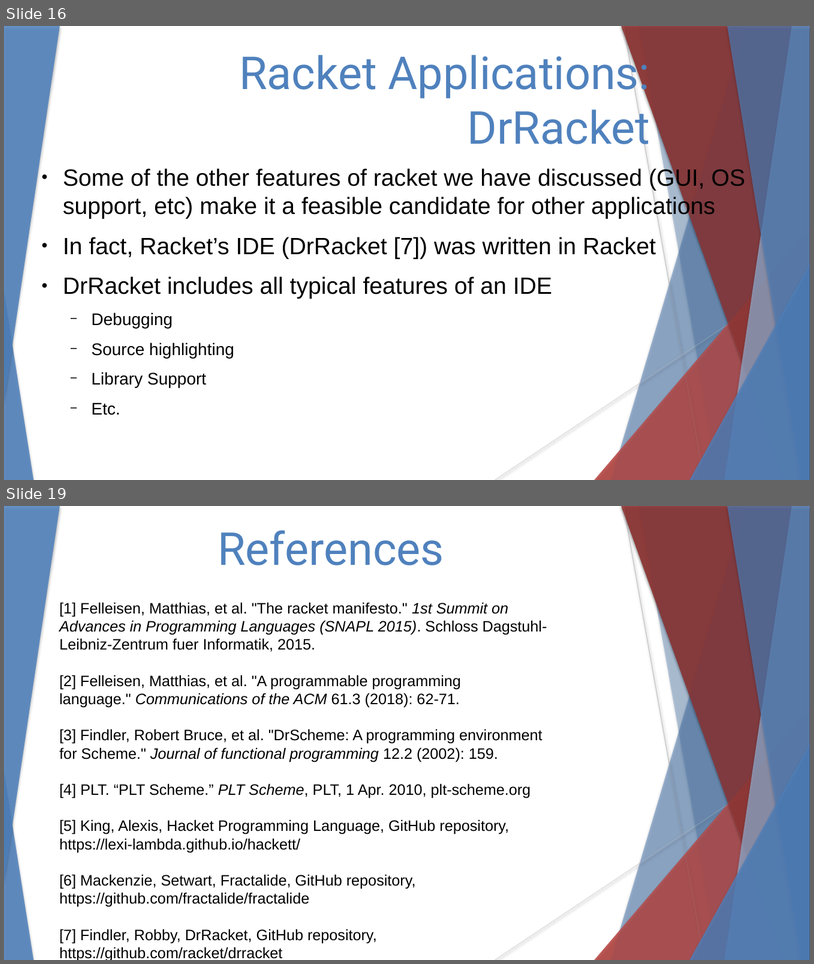
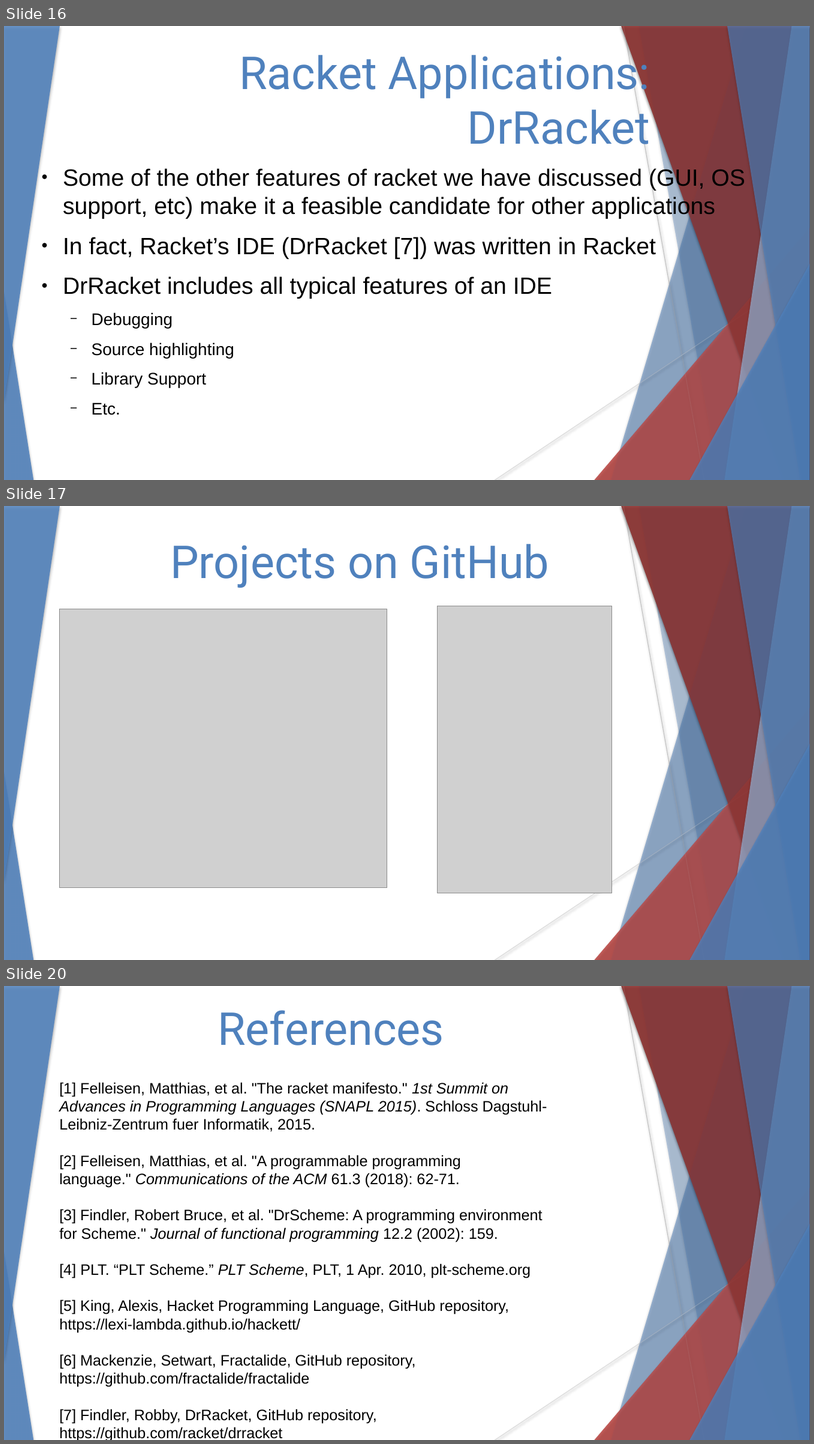
Before and after one commit to stevester94/CSC201_Project, a slide deck: CSC201Sec3Proj3Team4.pptx. Shown one above the other, each under a label of ours: slides 16 and 19 before the commit, slides 16, 17 and 20 after it; the slides between them are not shown. The pictures are 814x964 and 814x1444 pixels, drawn with LibreOffice and Linux fonts; fonts in the diff are those of the drawing; grey boxes stand for pictures. Boxes give left, top, right and bottom in pixels: in the first picture for what was removed or moved away, otherwise in the second. Text is boxed around its words. In the diff, an @@ line names an element or a change of style, - is before the commit and + after.

```diff
--- a/CSC201Sec3Proj3Team4.pptx
+++ b/CSC201Sec3Proj3Team4.pptx
@@ slide 17 added at (4, 506, 810, 960), background #FFFFFF; not listed: 18 template elements that a slide beside it also shows @@
@@ text added at (170, 544, 550, 588), 54 pt, text #4F81BD @@
+Projects on GitHub
@@ picture added at (60, 609, 387, 888) @@
@@ picture added at (438, 606, 612, 892) @@
@@ what was slide 19 is now slide 20 @@
```
Also in this commit, not shown: 5 slides changed, 1 other slide added, 1 slide removed.
